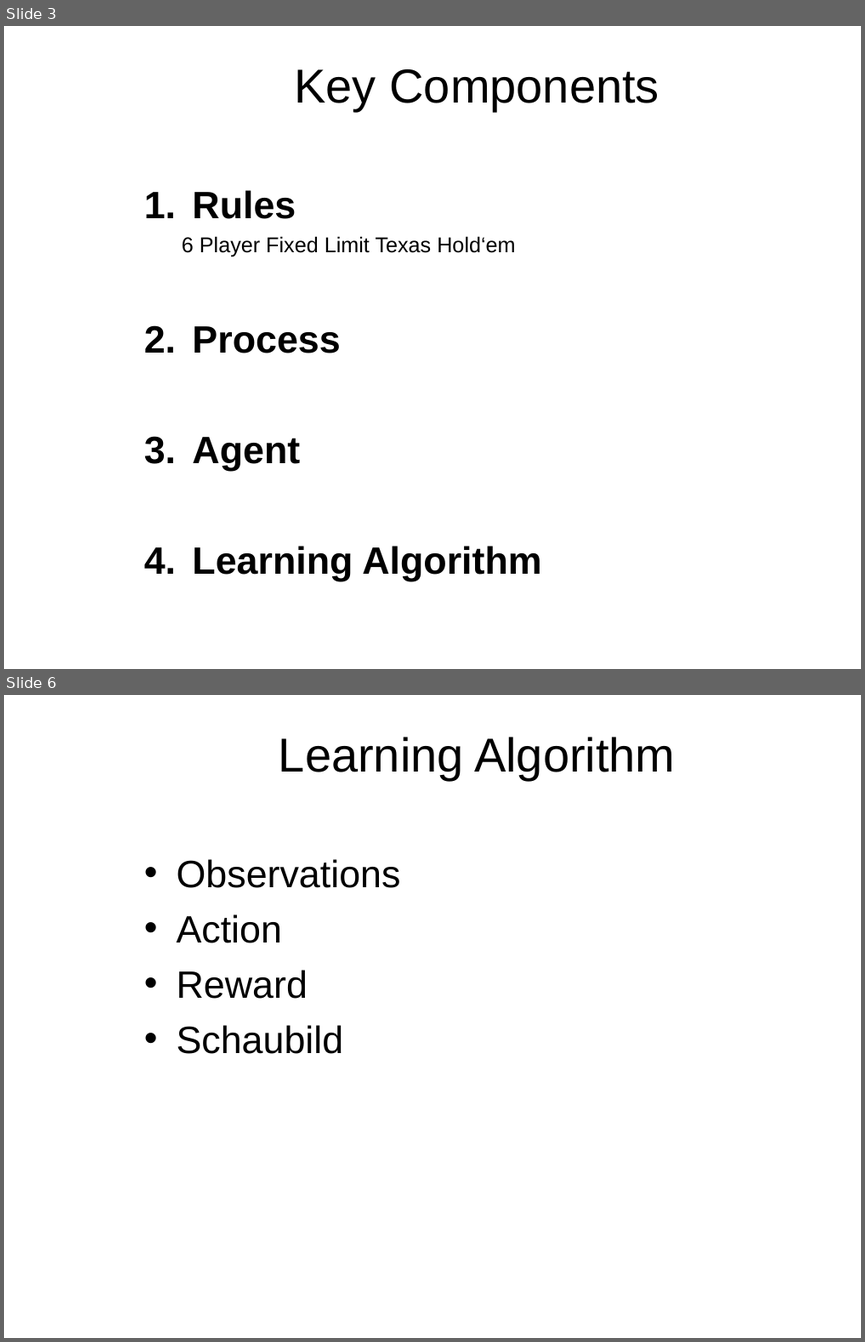
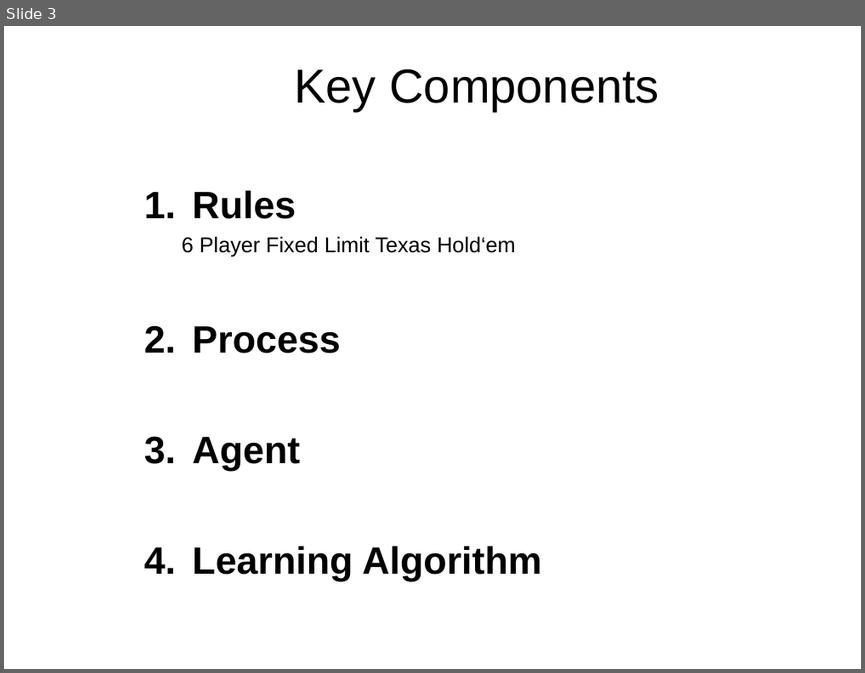
Before and after one commit to stefanfroth/poker, a slide deck: final.ppt. Shown one above the other, each under a label of ours: slides 3 and 6 before the commit, slide 3 after it; the slides between them are not shown. The pictures are 865x1342 and 865x673 pixels, drawn with LibreOffice and Linux fonts; fonts in the diff are those of the drawing; background and template pictures are left out. Boxes give left, top, right and bottom in pixels: in the first picture for what was removed or moved away, otherwise in the second. Text is boxed around its words. In the diff, an @@ line names an element or a change of style, - is before the commit and + after.

```diff
--- a/final.ppt
+++ b/final.ppt
@@ slide 6 removed at <box>4,695,861,1338</box>, background picture (left out) @@
@@ title removed at <box>279,737,675,780</box> @@
-Learning Algorithm
@@ text removed at <box>177,859,401,1054</box> @@
-• Observations
-• Action
-• Reward
-• Schaubild
```
Also in this commit, not shown: 3 slides changed, 5 slides added, 3 other slides removed, 26 other files.
